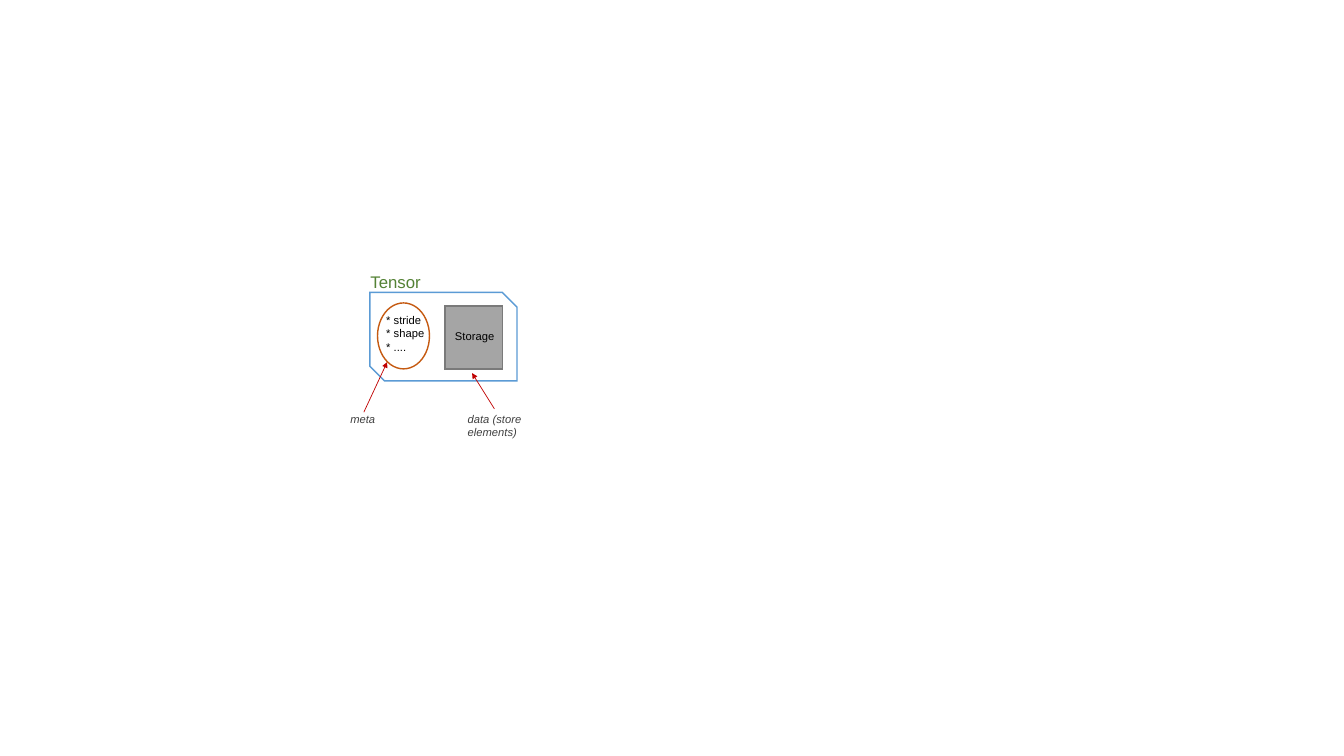
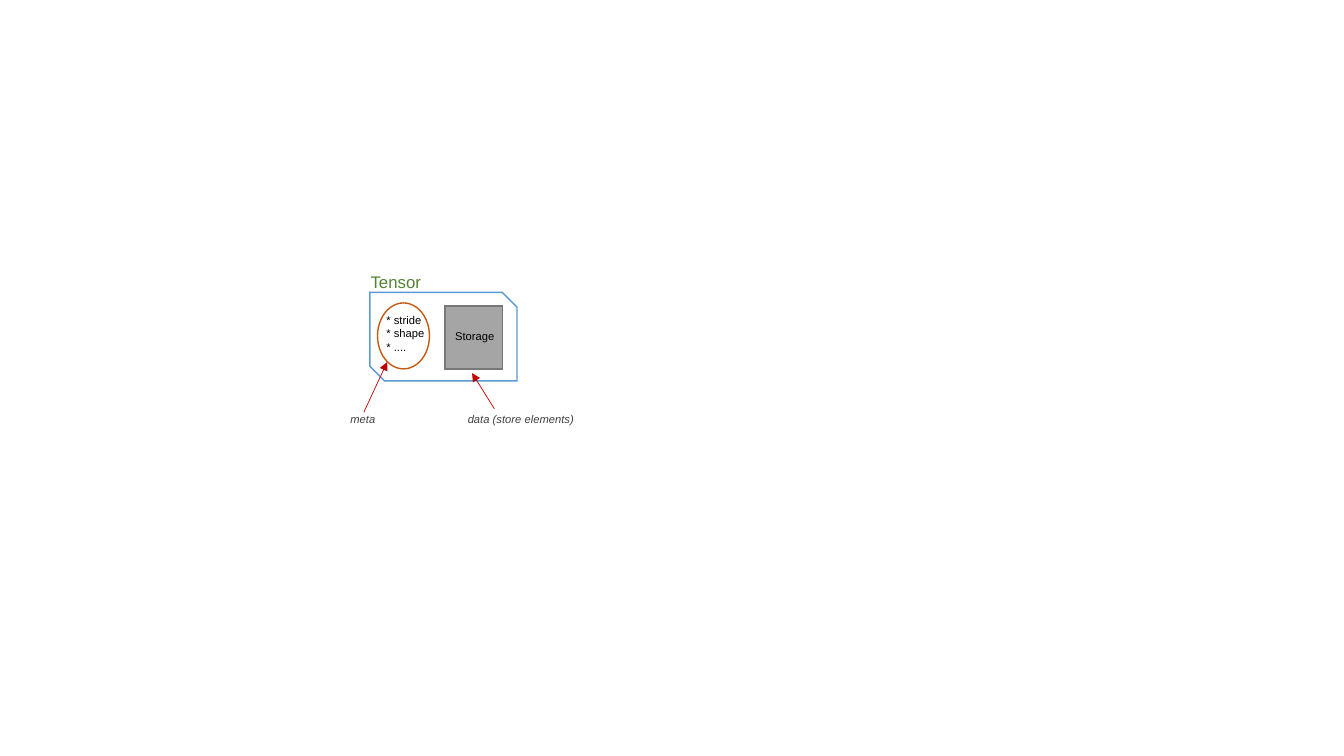
Before and after one commit to Cytnx-dev/Cytnx_doc, a slide deck: slide 4 of material/material.pptx. Drawn at 1344x756 pixels with LibreOffice and Linux fonts; fonts in the diff are those of the drawing. Boxes give left, top, right and bottom in pixels: in the first picture for what was removed or moved away, otherwise in the second. Text is boxed around its words. In the diff, an @@ line names an element or a change of style, - is before the commit and + after.

```diff
--- a/material/material.pptx
+++ b/material/material.pptx
@@ snip diag rect removed at bbox=[370, 292, 517, 381] @@
@@ freeform shape added at bbox=[370, 292, 517, 381], outline #5B9BD5 1 pt @@
@@ rectangle at bbox=[446, 307, 503, 369]: outline #7A7A7A 1 pt to #787878 1 pt @@
@@ text "data (store elements)" rewrapped from bbox=[468, 415, 522, 439] to bbox=[468, 415, 574, 425] @@
```
Also in this commit, not shown: 15 other slides changed, 2 slides added, 20 other files.
